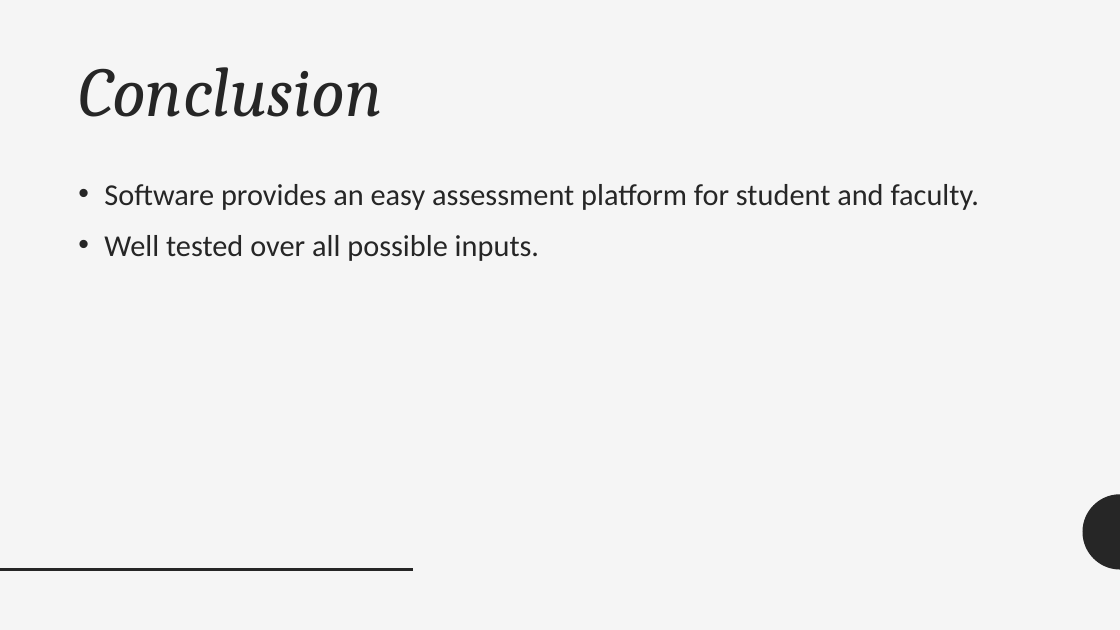
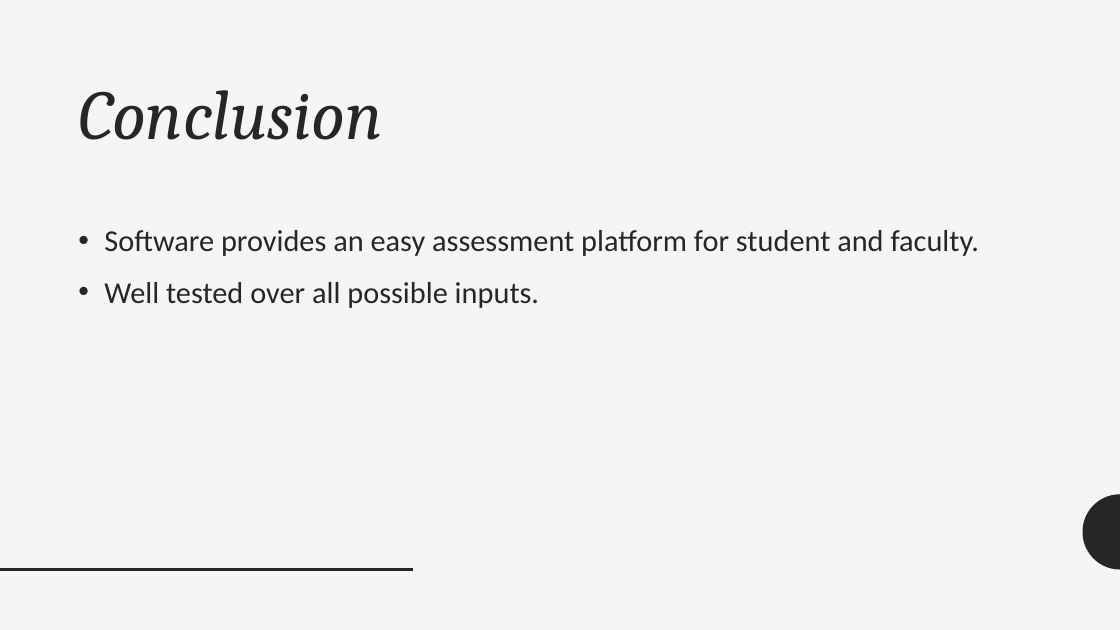
Before and after one commit to saksham2410/CS223_Apr18_09, a slide deck: slide 10 of presentation.pptx. Drawn at 1120x630 pixels with LibreOffice and Linux fonts; fonts in the diff are those of the drawing. Boxes give left, top, right and bottom in pixels: in the first picture for what was removed or moved away, otherwise in the second. Text is boxed around its words. In the diff, an @@ line names an element or a change of style, - is before the commit and + after.

```diff
--- a/presentation.pptx
+++ b/presentation.pptx
@@ title "Conclusion": place and size @@
-title "Conclusion" at (78, 67, 382, 117)
+title "Conclusion" at (78, 90, 382, 140)
@@ text "Software provides an easy assessment ...": place and size @@
-text "Software provides an easy assessment ..." at (104, 184, 979, 261)
+text "Software provides an easy assessment ..." at (104, 230, 979, 308)
```
Also in this commit, not shown: 2 other slides changed, 1 other file.
